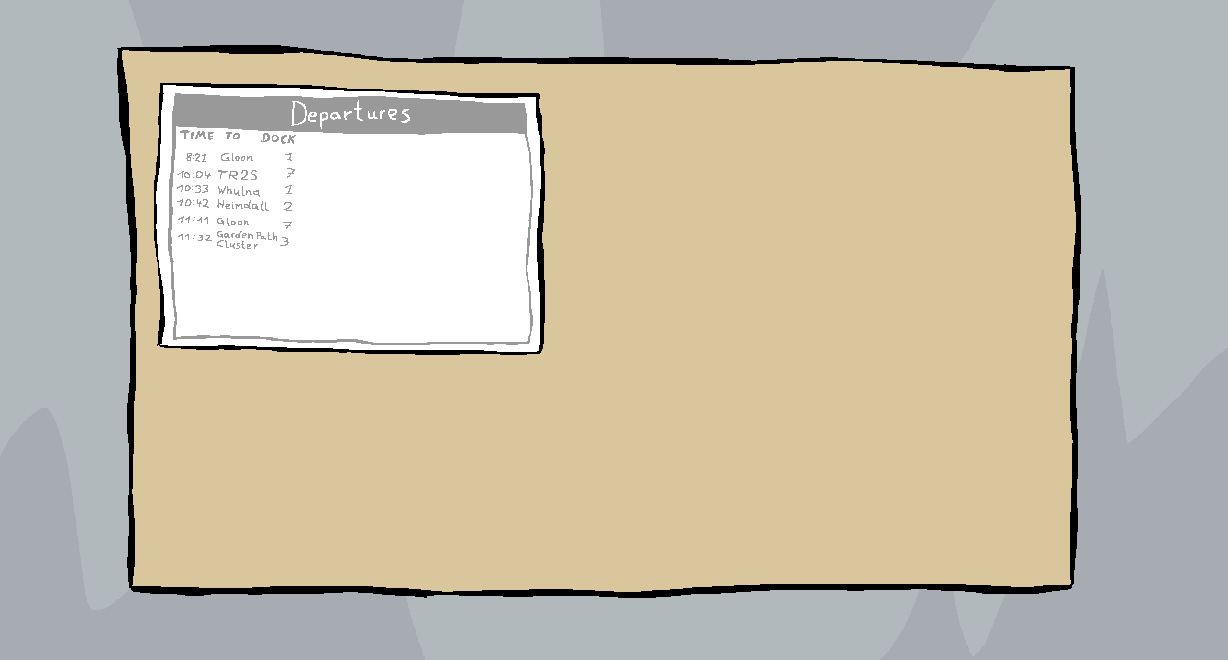
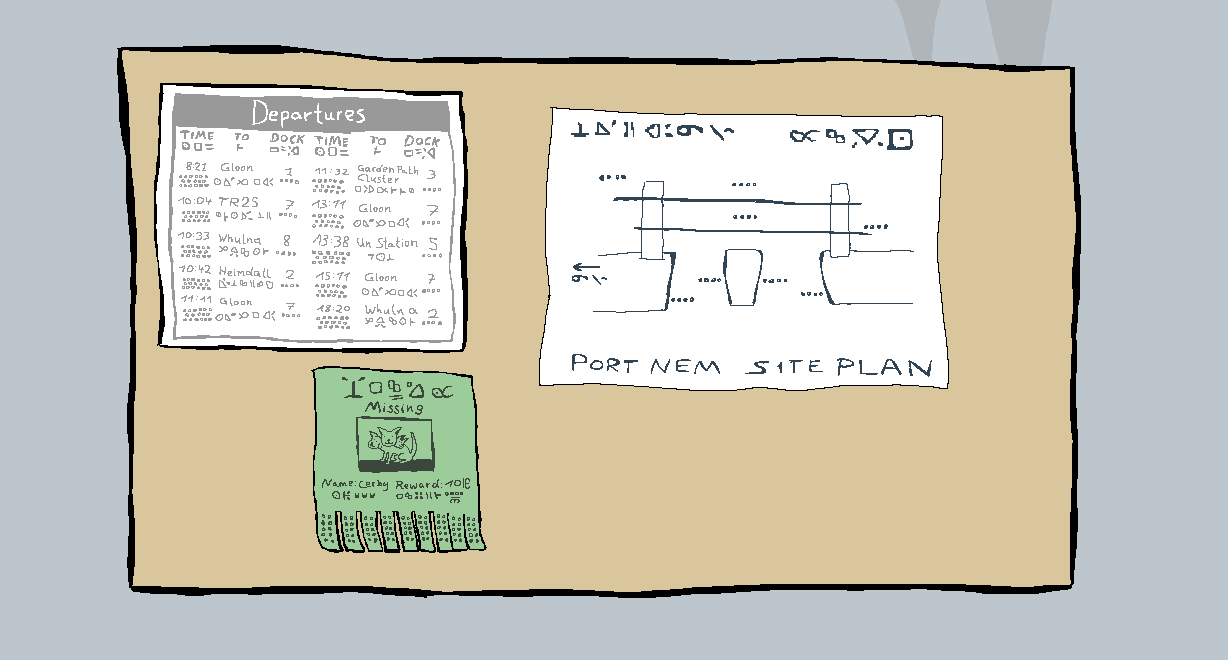
Layered file, before and after one edit (1228px x 660px). Changes by layer:
added layer "Layer #6" above "Layer #5" over [left=571, top=120, right=932, bottom=377]
added layer "Layer #5" above "Layer Group #1" over [left=539, top=107, right=949, bottom=391]
added group "Layer Group #1" with 2 layers above "departures" over [left=311, top=366, right=487, bottom=553]
showed "Layer #4", moved it into group "Layer Group #1", painted on it over [left=272, top=129, right=479, bottom=552]
moved "Layer #3" into group "Layer Group #1", painted on it over [left=177, top=90, right=545, bottom=553]
added group "departures" with 3 layers above "Layer" over [left=177, top=90, right=468, bottom=354]
added layer "Pasted Layer #2" in group "departures" over [left=252, top=100, right=365, bottom=128]
moved "Pasted Layer" into group "departures", painted on it over [left=177, top=131, right=442, bottom=329]
added layer "Pasted Layer #1" in group "departures" over [left=177, top=90, right=468, bottom=354]
"Layer #2": opacity 35% → 100%, painted on it over [left=0, top=0, right=1228, bottom=660]
"Layer #1": opacity 12% → 58% over [left=0, top=0, right=1228, bottom=660]
